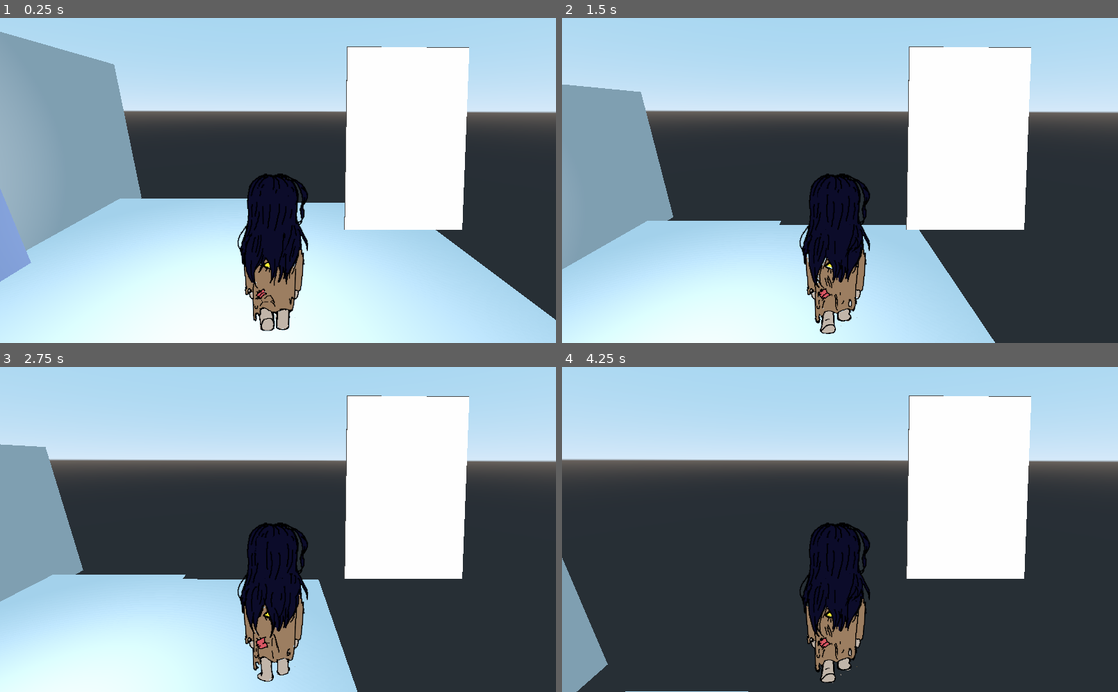
Above: before the commit, frames 1-4 (two rows, left to right).
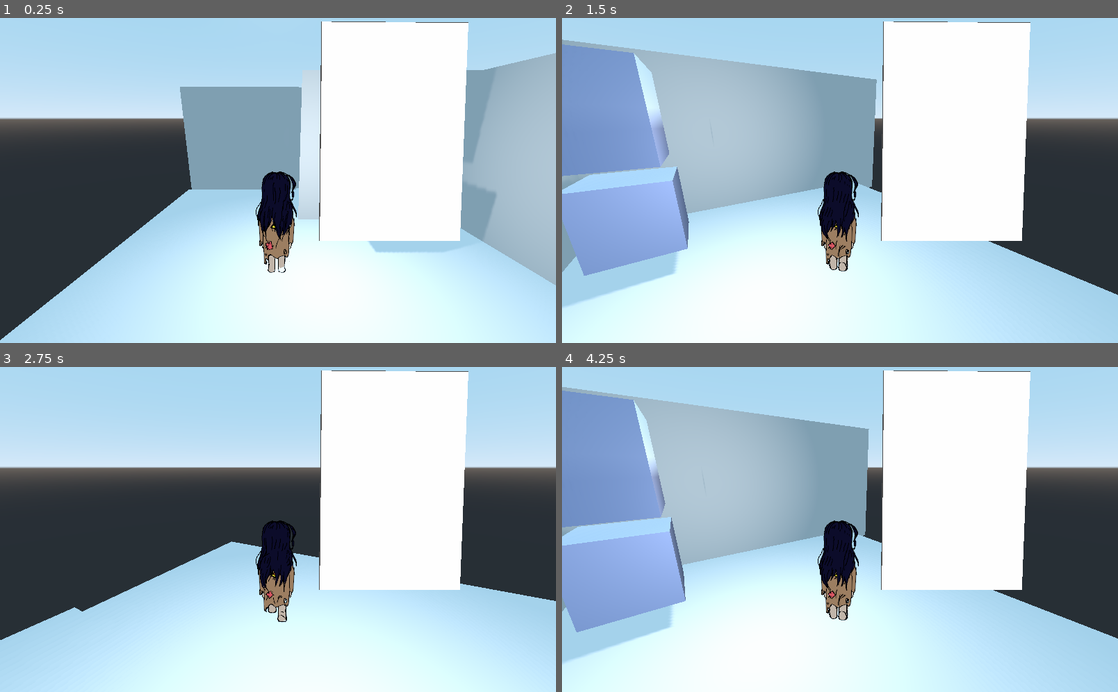
Above: after the commit, the same moments.

Repository: lmsonic/ArtGame
Game: Godot game, scene res://gui_in_3d.tscn
The game is run twice, just before and just after one commit, with the same random seed, the same clock (stepped at 60 frames per second) and the same inputs.
Inputs (mouse positions are in pixels of both pictures, inside the frame that each line leads up to):
- Up to frame 1 (0.25 s): no input
- Up to frame 2 (1.5 s): tap Enter (ui_accept) at 0.5 s; move the mouse to (962, 164) at 0.52 s; hold Right (ui_right) 0.53-1.25 s; hold Enter (ui_accept) 0.53-1.25 s; click (962, 164) at 0.67 s; drag from (728, 196) to (812, 245) at 1.27 s
- Up to frame 3 (2.75 s): move the mouse to (333, 458) at 2.02 s; hold Right (ui_right) from 2.03 s (still down); hold Enter (ui_accept) from 2.03 s (still down)
- Up to frame 4 (4.25 s): release Right (ui_right) at 2.75 s; release Enter (ui_accept) at 2.75 s; drag from (812, 594) to (673, 480) at 2.77 s; move the mouse to (1006, 578) at 3.52 s; hold Left (ui_left) from 3.53 s (still down); hold Enter (ui_accept) from 3.53 s (still down); tap Ctrl (reset_position) at 4.15 s

The runs differ from the first frame. In frame 1, 61% of the frame differs, in the area x 0-100%, y 1-100%; in frame 2, 57%; in frame 3, 41%; in frame 4, 66%.

Commit message:
character controller fix

Diff:
--- a/gui_in_3d.tscn
+++ b/gui_in_3d.tscn
@@ -38,7 +38,7 @@
 [node name="GUIin3D" type="Spatial"]
 
 [node name="Cubio" type="KinematicBody" parent="."]
-transform = Transform( -0.00492194, 0, 0.999988, 0, 1, 0, -0.999988, 0, -0.00492194, 0, 0, 2.9748 )
+transform = Transform( 1, 0, 0, 0, 1, 0, 0, 0, 1, 0, 0, 2.9748 )
 script = ExtResource( 3 )
 
 [node name="AnimatedSprite3D" type="AnimatedSprite3D" parent="Cubio"]
@@ -46,23 +46,20 @@
 billboard = 2
 frames = SubResource( 1 )
 animation = "walk"
-frame = 2
+frame = 6
 playing = true
 
 [node name="CollisionShape" type="CollisionShape" parent="Cubio"]
 transform = Transform( 0.95, 1.86265e-09, 0, 0, -7.5183e-08, -1.71999, -1.86265e-09, 0.95, -4.15258e-08, 0, 0, 0 )
 shape = SubResource( 2 )
 
-[node name="Target" type="Spatial" parent="Cubio"]
-transform = Transform( 1, 0, 0, 0, 1, 0, 0, 0, 1, 0, 1.85165, 0 )
-
-[node name="Camera" type="Camera" parent="Cubio/Target"]
-transform = Transform( 0.00880322, -0.305732, 0.952077, 0.00282677, 0.952118, 0.305719, -0.999957, -1.08266e-08, 0.00924594, 3.003, 0.611, 0 )
+[node name="Camera" type="Camera" parent="Cubio"]
+transform = Transform( 1, 0, 0, 0, 0.960886, 0.276946, 0, -0.276946, 0.960885, 0, 2.94277, 5.49465 )
 fov = 74.0
 near = 0.1
 
-[node name="GUIPanel3D" parent="Cubio/Target/Camera" instance=ExtResource( 1 )]
-transform = Transform( -0.00198589, 1.16663, 0.0109804, -1.16557, -0.0015054, -0.050858, -0.0508417, -0.0110566, 1.16552, 2.46672, 0.782566, -4.1649 )
+[node name="GUIPanel3D" parent="Cubio/Camera" instance=ExtResource( 1 )]
+transform = Transform( -0.00198589, 1.16663, 0.0109804, -1.16557, -0.0015054, -0.0508581, -0.0508417, -0.0110566, 1.16552, 1.84215, 0.753674, -3.47814 )
 
 [node name="WinText" type="CenterContainer" parent="Cubio"]
 visible = false
--- a/kinematic character/cubio.gd
+++ b/kinematic character/cubio.gd
@@ -1,60 +1,34 @@
 extends KinematicBody
 
-const MAX_SPEED = 5
-const JUMP_SPEED = 7
-const ACCELERATION = 2
-const DECELERATION = 4
-const MAX_SLOPE_ANGLE = 30
+var gravity = Vector3.DOWN * 12  # strength of gravity
 
-onready var gravity = -ProjectSettings.get_setting("physics/3d/default_gravity")
-var velocity: Vector3
+var speed = 4  # movement speed
+
+var jump_speed = 6  # jump strength
+
+var spin = 3  # rotation speed
+
+
+var velocity = Vector3()
+var jump = false
+
+func get_input(delta):
+	var vy = velocity.y
+	velocity = Vector3()
+	if Input.is_action_pressed("ui_up"):
+		velocity += -transform.basis.z * speed
+	if Input.is_action_pressed("ui_down"):
+		velocity += transform.basis.z * speed
+	if Input.is_action_pressed("ui_right"):
+		rotate_y(-spin*delta)
+		velocity += transform.basis.x * speed
+	if Input.is_action_pressed("ui_left"):
+		rotate_y(spin*delta)
+		velocity += -transform.basis.x * speed
+	velocity.y = vy
+
 
 func _physics_process(delta):
-	if Input.is_action_just_pressed("exit"):
-		get_tree().quit()
-	if Input.is_action_just_pressed("reset_position"):
-		translation = Vector3(-3, 4, 8)
-
-	var dir = Vector3()
-	dir.x = Input.get_action_strength("ui_right") - Input.get_action_strength("ui_left")
-	dir.z = Input.get_action_strength("ui_down") - Input.get_action_strength("ui_up")
-
-	# Get the camera's transform basis, but remove the X rotation such
-	# that the Y axis is up and Z is horizontal.
-	var cam_basis = $Target/Camera.global_transform.basis
-	var basis = cam_basis.rotated(cam_basis.x, -cam_basis.get_euler().x)
-	dir = basis.xform(dir)
-
-	# Limit the input to a length of 1. length_squared is faster to check.
-	if dir.length_squared() > 1:
-		dir /= dir.length()
-
-	# Apply gravity.
-	velocity.y += delta * gravity
-
-	# Using only the horizontal velocity, interpolate towards the input.
-	var hvel = velocity
-	hvel.y = 0
-
-	var target = dir * MAX_SPEED
-	var acceleration
-	if dir.dot(hvel) > 0:
-		acceleration = ACCELERATION
-	else:
-		acceleration = DECELERATION
-
-	hvel = hvel.linear_interpolate(target, acceleration * delta)
-
-	# Assign hvel's values back to velocity, and then move.
-	velocity.x = hvel.x
-	velocity.z = hvel.z
+	velocity += gravity * delta
+	get_input(delta)
 	velocity = move_and_slide(velocity, Vector3.UP)
-
-	# Jumping code. is_on_floor() must come after move_and_slide().
-	if is_on_floor() and Input.is_action_pressed("ui_accept"):
-		velocity.y = JUMP_SPEED
-
-
-func _on_tcube_body_entered(body):
-	if body == self:
-		get_node("WinText").show()
--- a/kinematic character/cubio.tscn
+++ b/kinematic character/cubio.tscn
@@ -1,9 +1,7 @@
-[gd_scene load_steps=7 format=2]
+[gd_scene load_steps=6 format=2]
 
 [ext_resource path="res://kinematic character/cubio.gd" type="Script" id=1]
 [ext_resource path="res://kinematic character/white_wood.png" type="Texture" id=2]
-[ext_resource path="res://kinematic character/follow_camera.gd" type="Script" id=3]
-
 
 [sub_resource type="SpatialMaterial" id=1]
 albedo_texture = ExtResource( 2 )
@@ -48,7 +46,6 @@
 transform = Transform( 0.00880322, -0.305732, 0.952077, 0.00282677, 0.952118, 0.305719, -0.999957, 0, 0.00924594, 4.23538, 1.00622, 0.120926 )
 fov = 74.0
 near = 0.1
-script = ExtResource( 3 )
 
 [node name="WinText" type="CenterContainer" parent="."]
 visible = false
Empty file added: kinematic character/follow_camera.gd
